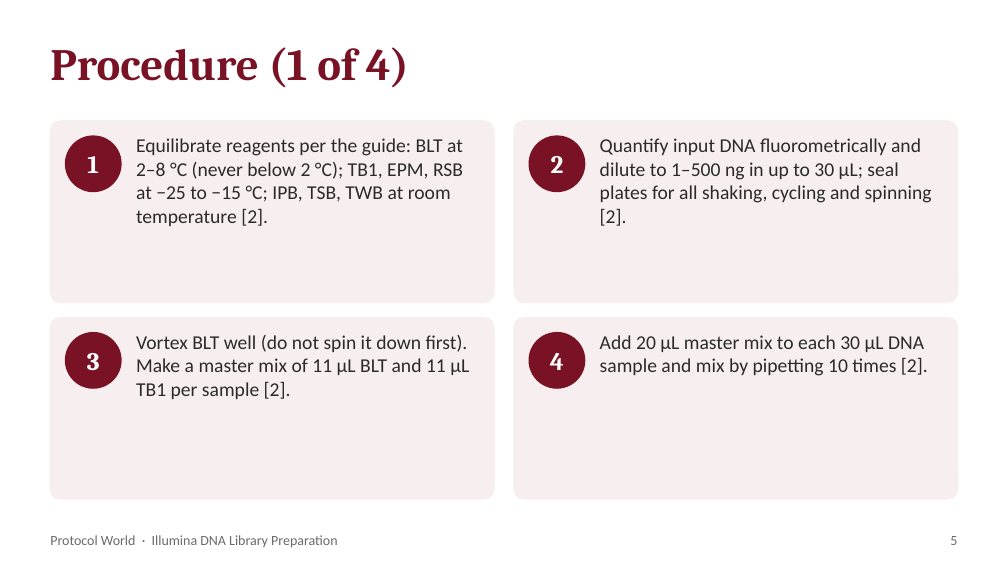
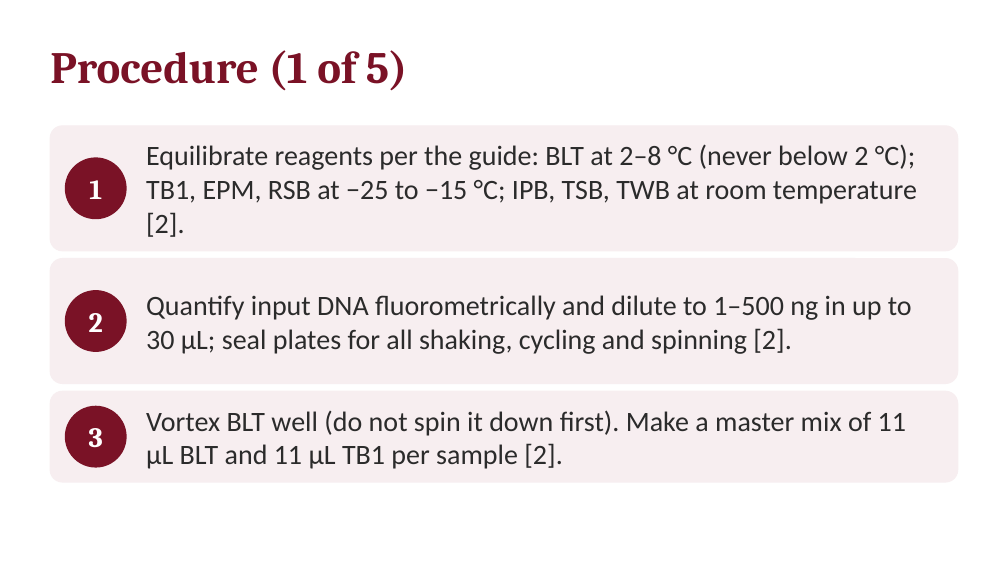
Before and after one commit to ProtocolWorld/ProtocolWorld, a slide deck: slide 7 of uploads/illumina-dna-library-preparation.pptx (slide 5 before the commit). Drawn at 1008x567 pixels with LibreOffice and Linux fonts; fonts in the diff are those of the drawing. Boxes give left, top, right and bottom in pixels: in the first picture for what was removed or moved away, otherwise in the second. Text is boxed around its words. In the diff, an @@ line names an element or a change of style, - is before the commit and + after.

```diff
--- a/uploads/illumina-dna-library-preparation.pptx
+++ b/uploads/illumina-dna-library-preparation.pptx
@@ text at (x1=50, y1=50, x2=408, y2=91): text changed @@
-Procedure (1 of 4)
+Procedure (1 of 5)
@@ rounded rectangle resized from (x1=50, y1=121, x2=494, y2=302) to (x1=50, y1=126, x2=958, y2=251) @@
@@ rounded rectangle at (x1=50, y1=126, x2=958, y2=251): proportions changed @@
@@ text "Equilibrate reagents per the guide: ..." moved from (x1=136, y1=138, x2=463, y2=226) to (x1=146, y1=144, x2=917, y2=237) @@
@@ rounded rectangle removed at (x1=514, y1=121, x2=958, y2=302) @@
@@ text "1" moved from (x1=87, y1=156, x2=99, y2=173) to (x1=89, y1=180, x2=102, y2=199) @@
@@ ellipse resized from (x1=66, y1=136, x2=121, y2=192) to (x1=66, y1=158, x2=126, y2=219) @@
@@ rounded rectangle added at (x1=50, y1=259, x2=958, y2=384), fill #F7EEF0, outline #F7EEF0 1 pt @@
@@ size 14 to 20 pt; vertical alignment top to middle in 3 elements at (x1=146, y1=144, x2=917, y2=237), (x1=146, y1=410, x2=906, y2=469), (x1=146, y1=295, x2=912, y2=354) @@
@@ text "Quantify input DNA fluorometrically and ..." moved from (x1=600, y1=138, x2=932, y2=226) to (x1=146, y1=295, x2=912, y2=354) @@
@@ size 18 to 20 pt in 3 elements at (x1=89, y1=180, x2=102, y2=199), (x1=89, y1=428, x2=103, y2=448), (x1=89, y1=313, x2=103, y2=332) @@
@@ text "2" moved from (x1=551, y1=156, x2=564, y2=173) to (x1=89, y1=313, x2=103, y2=332) @@
@@ ellipse resized from (x1=66, y1=333, x2=121, y2=388) to (x1=66, y1=290, x2=126, y2=351) @@
@@ rounded rectangle removed at (x1=514, y1=318, x2=958, y2=499) @@
@@ ellipse removed at (x1=529, y1=333, x2=585, y2=388) @@
@@ text removed at (x1=550, y1=353, x2=564, y2=370) @@
-4
@@ text removed at (x1=600, y1=335, x2=928, y2=376) @@
-Add 20 µL master mix to each 30 µL DNA sample and mix by pipetting 10 times [2].
@@ rounded rectangle at (x1=50, y1=391, x2=958, y2=482): proportions changed @@
@@ rounded rectangle resized from (x1=50, y1=318, x2=494, y2=499) to (x1=50, y1=391, x2=958, y2=482) @@
@@ text "3" moved from (x1=87, y1=353, x2=100, y2=371) to (x1=89, y1=428, x2=103, y2=448) @@
@@ ellipse resized from (x1=529, y1=136, x2=585, y2=192) to (x1=66, y1=406, x2=126, y2=467) @@
@@ text "Vortex BLT well (do not ..." moved from (x1=136, y1=335, x2=469, y2=399) to (x1=146, y1=410, x2=906, y2=469) @@
@@ text removed at (x1=50, y1=535, x2=337, y2=547) @@
-Protocol World · Illumina DNA Library Preparation
@@ text removed at (x1=950, y1=536, x2=957, y2=545) @@
-5
```
Also in this commit, not shown: 11 other slides changed, 6 slides added, 5 other files.
